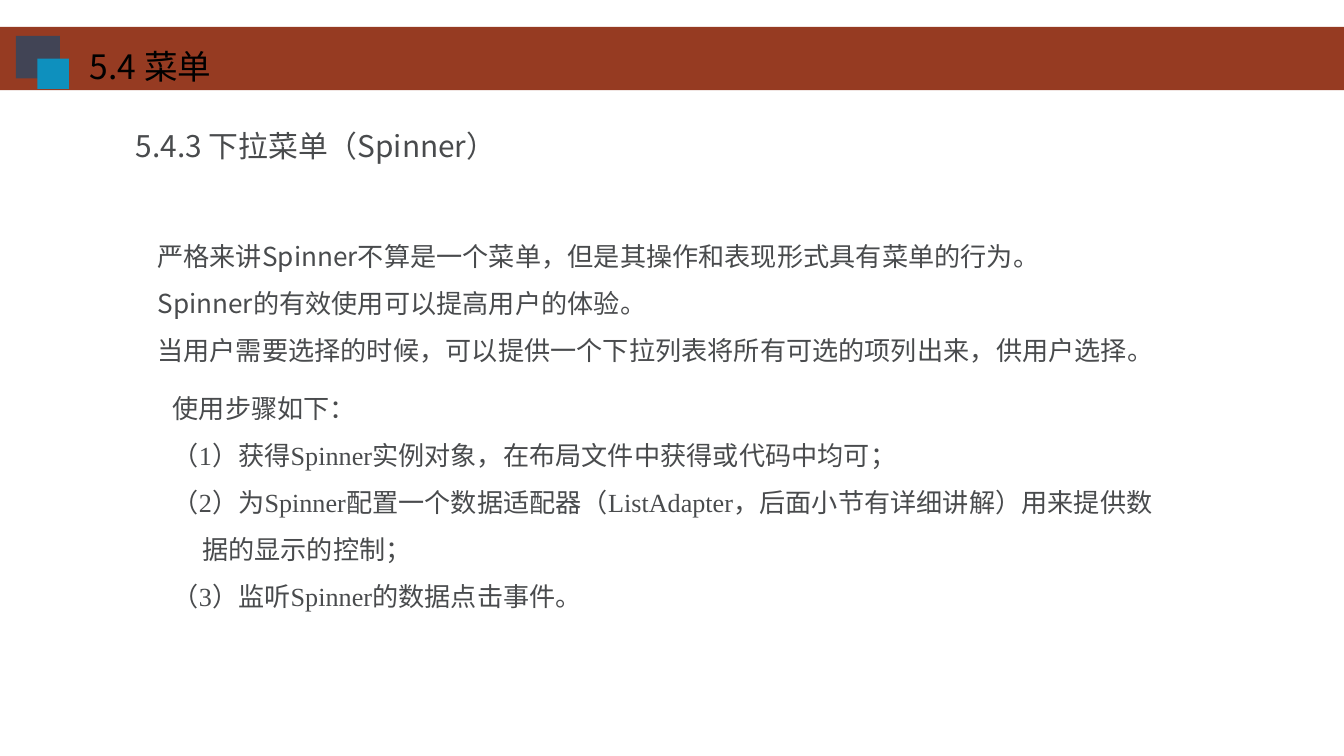
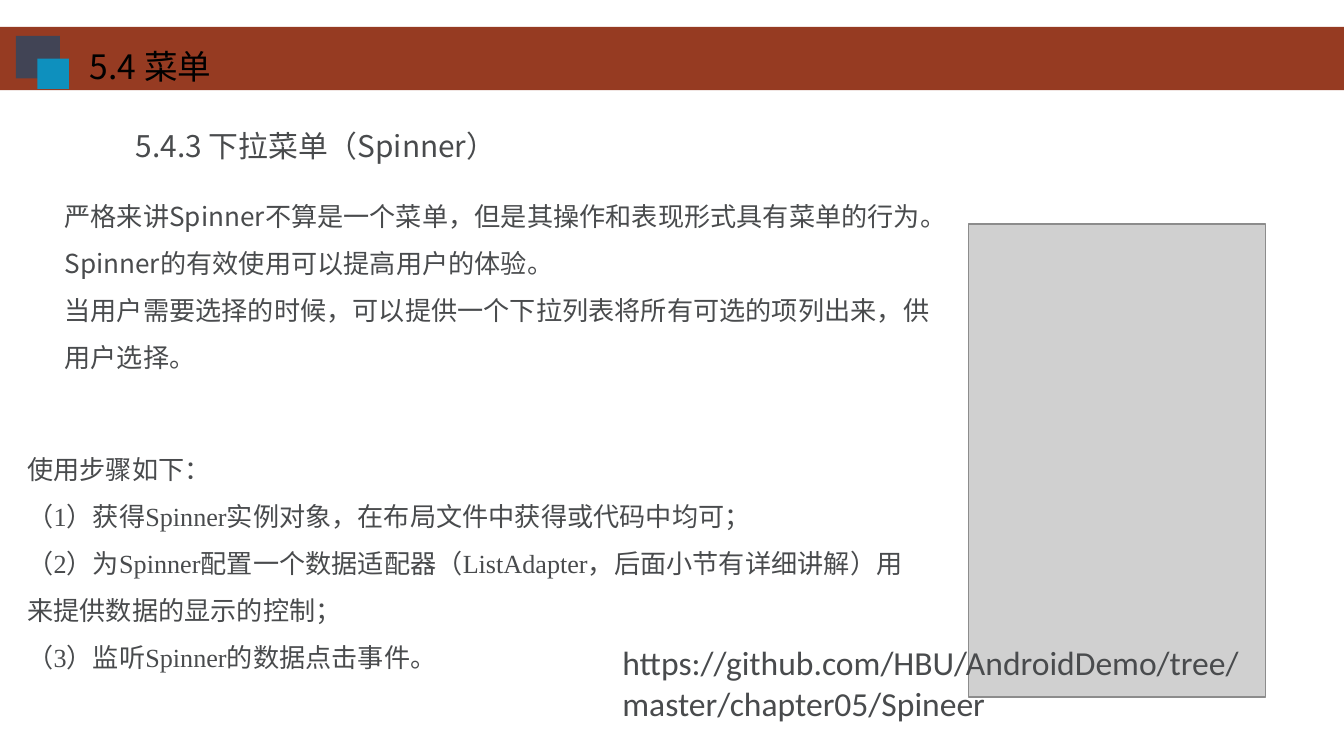
Before and after one commit to HBU/Android-PPT, a slide deck: slide 38 of 03.0 -- 用户界面 -- 第05章.ppt (slide 39 before the commit). Drawn at 1344x756 pixels with LibreOffice and Linux fonts; fonts in the diff are those of the drawing; grey boxes stand for pictures; background and template pictures are left out. Boxes give left, top, right and bottom in pixels: in the first picture for what was removed or moved away, otherwise in the second. Text is boxed around its words. In the diff, an @@ line names an element or a change of style, - is before the commit and + after.

```diff
--- a/03.0 -- 用户界面 -- 第05章.ppt
+++ b/03.0 -- 用户界面 -- 第05章.ppt
@@ text "严格来讲Spinner不算是一个菜单，但是其操作和表现形式具有菜单的行为。" rewrapped from (157, 244, 1153, 363) to (65, 204, 947, 369) @@
@@ picture added at (968, 224, 1265, 698) @@
@@ text "使用步骤如下：": place and size @@
-text "使用步骤如下：" at (173, 396, 1153, 612)
+text "使用步骤如下：" at (27, 457, 902, 673)
@@ text at (27, 551, 902, 624): text changed @@
-（2）为Spinner配置一个数据适配器（ListAdapter，后面小节有详细讲解）用来提供数
-据的显示的控制；
+（2）为Spinner配置一个数据适配器（ListAdapter，后面小节有详细讲解）用来提供数据的显示的控制；
@@ text added at (622, 648, 1238, 722), 18 pt, text #494B4D @@
+https://github.com/HBU/AndroidDemo/tree/master/chapter05/Spineer
```
Also in this commit, not shown: 32 other slides changed, 1 slide added, 1 slide removed.
